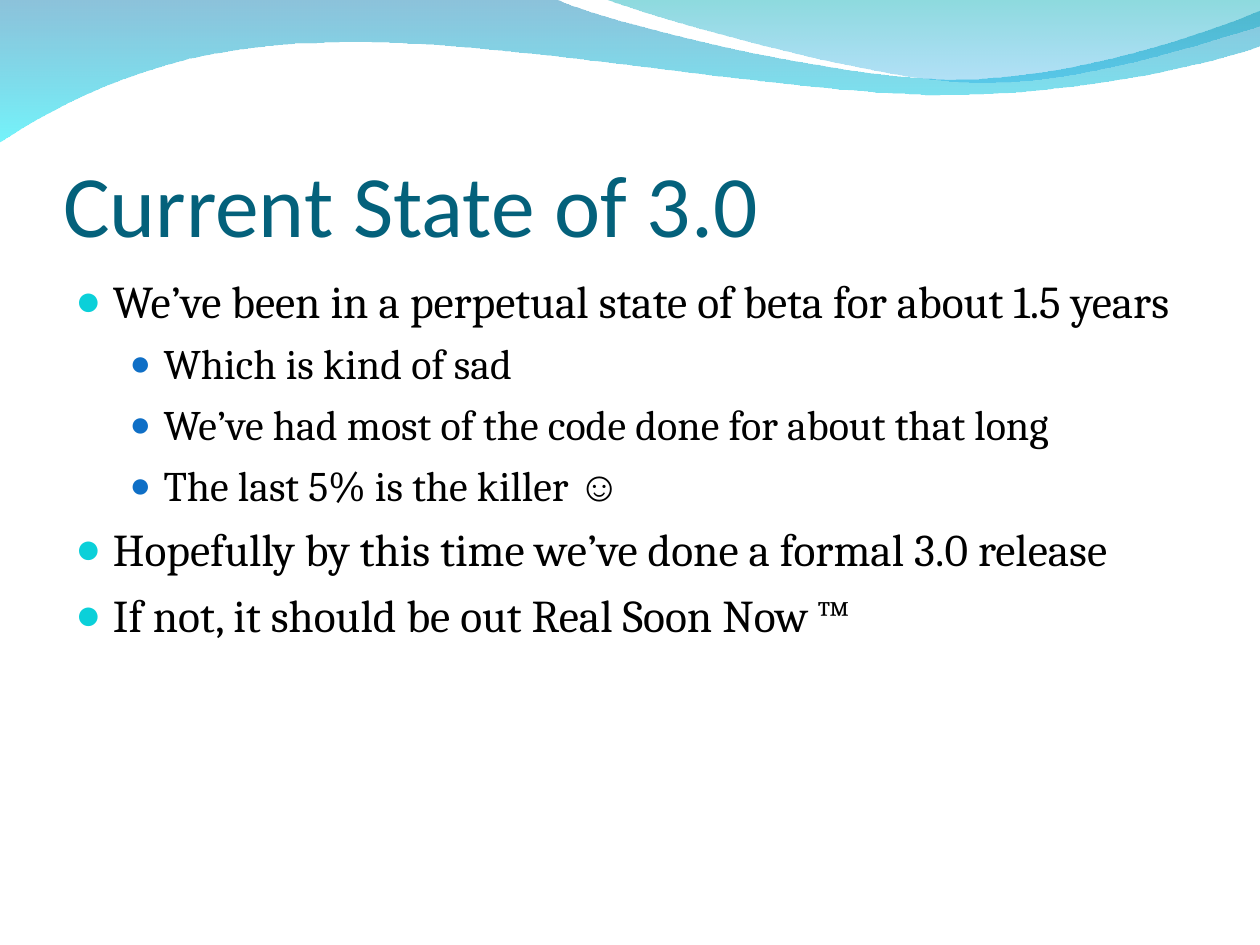
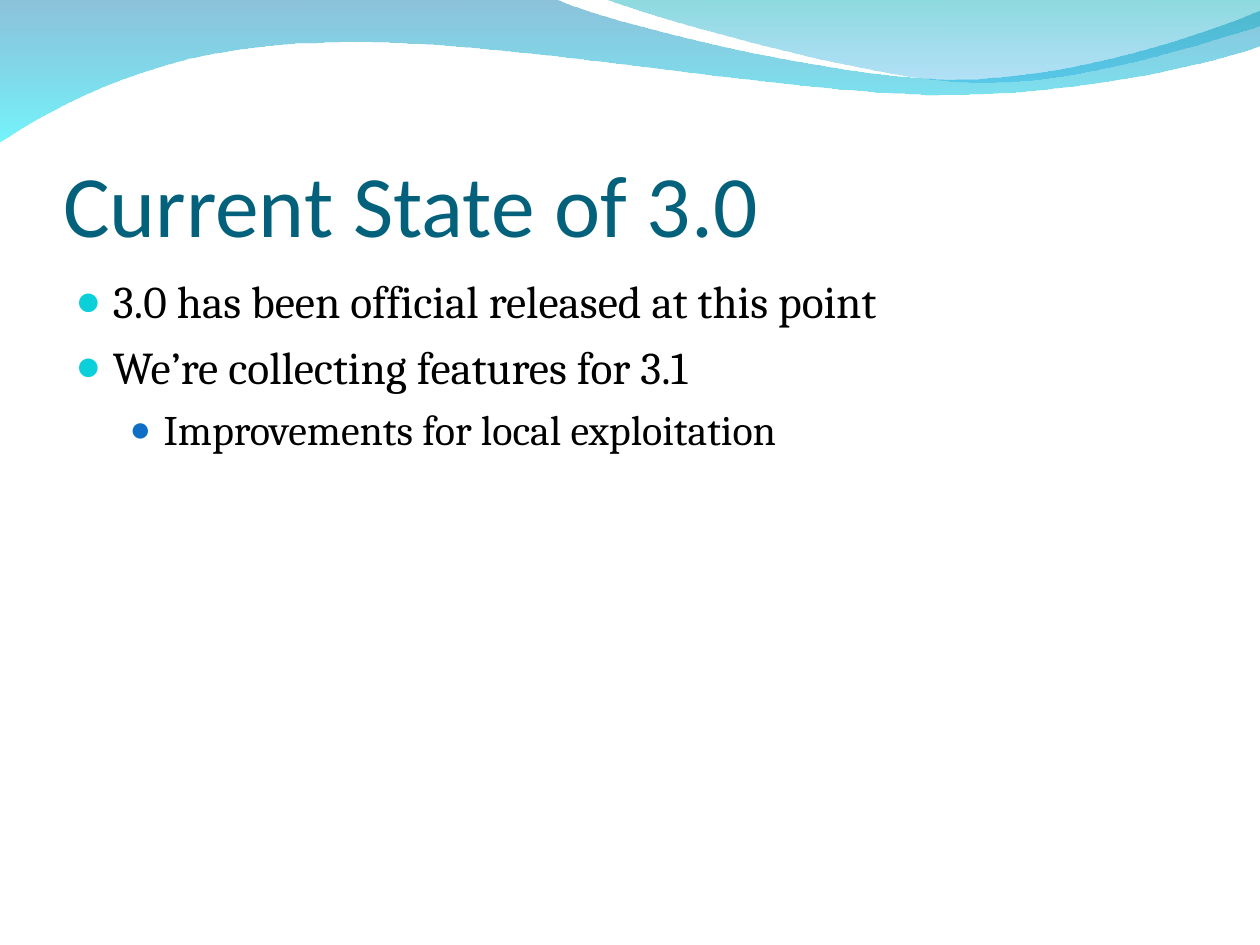
Before and after one commit to bedestall5/metasploit-framework, a slide deck: slide 14 of dev/materials/msf3_internals_training/slides/bh_training_deck.ppt. Drawn at 1260x945 pixels with LibreOffice and Linux fonts; fonts in the diff are those of the drawing; background and template pictures are left out. Boxes give left, top, right and bottom in pixels: in the first picture for what was removed or moved away, otherwise in the second. Text is boxed around its words. In the diff, an @@ line names an element or a change of style, - is before the commit and + after.

Commit message:
updated slides

```diff
--- a/dev/materials/msf3_internals_training/slides/bh_training_deck.ppt
+++ b/dev/materials/msf3_internals_training/slides/bh_training_deck.ppt
@@ text at box(113, 285, 876, 454): text changed @@
-● We’ve been in a perpetual state of beta for about 1.5 years
-  ● Which is kind of sad
-  ● We’ve had most of the code done for about that long
-  ● The last 5% is the killer ☺
-● Hopefully by this time we’ve done a formal 3.0 release
-● If not, it should be out Real Soon Now ™
+● 3.0 has been official released at this point
+● We’re collecting features for 3.1
+  ● Improvements for local exploitation
```
Also in this commit, not shown: 2 other slides changed.
